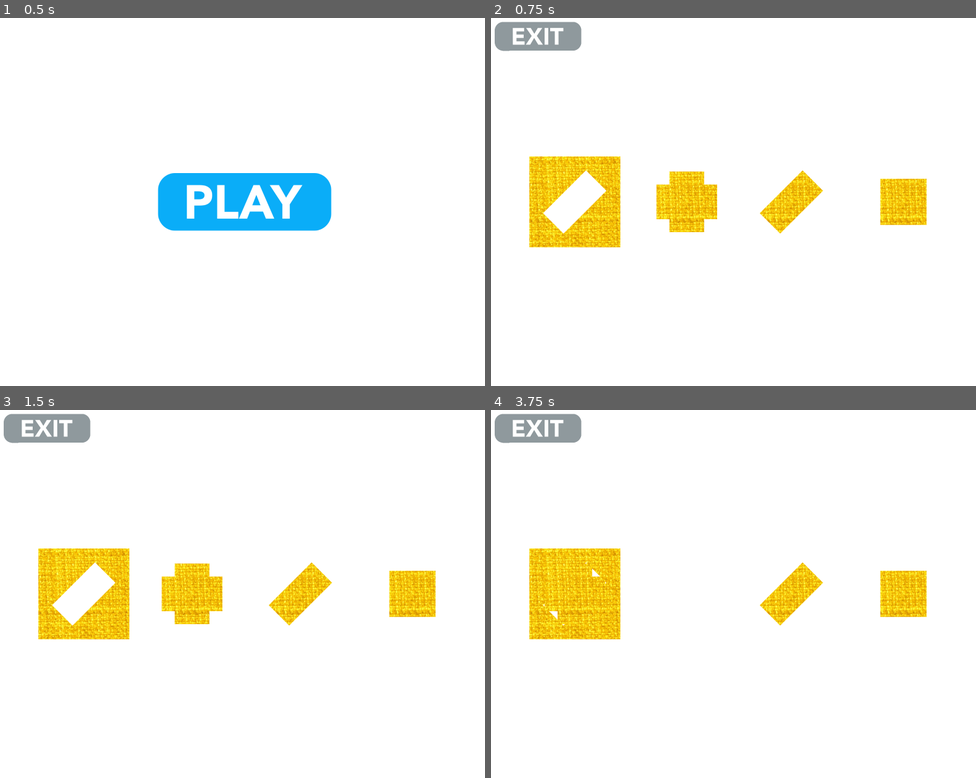
Above: before the commit, frames 1-4 (two rows, left to right).
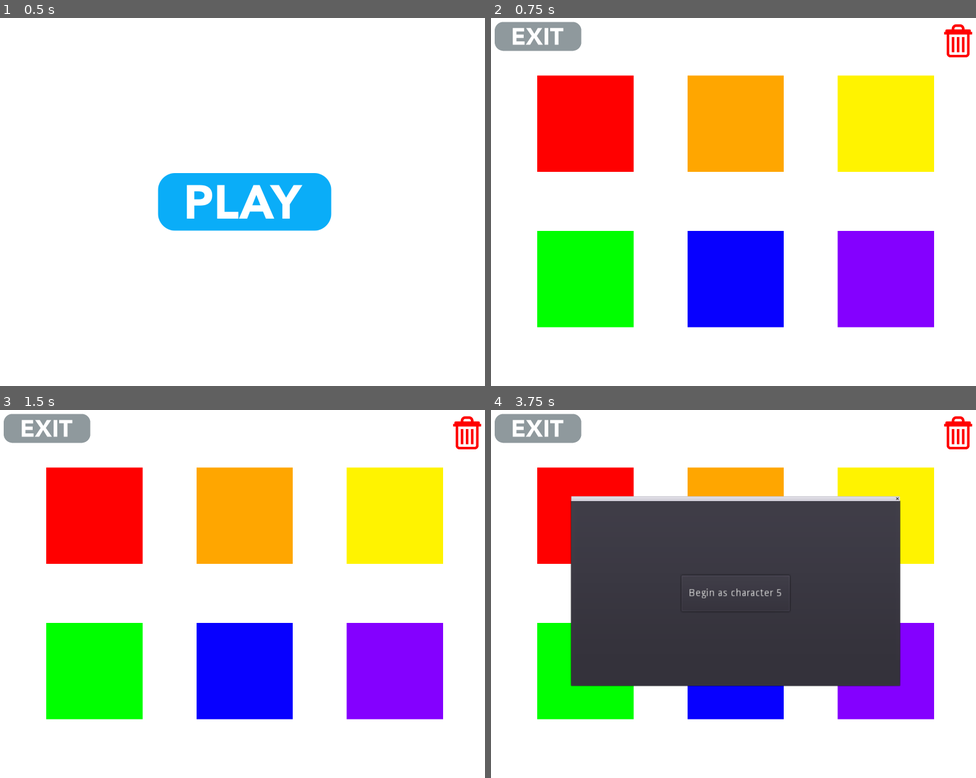
Above: after the commit, the same moments.

Repository: efor0004/spatial-fyp
Game: Godot game, scene res://Main Menu.tscn
Same seed, same stepped clock (60 frames per second), same inputs: the game is played once before the commit and once after it.
Inputs (mouse positions are in pixels of both pictures, inside the frame that each line leads up to):
- Up to frame 1 (0.5 s): no input
- Up to frame 2 (0.75 s): click (733, 202) at 0.5 s
- Up to frame 3 (1.5 s): tap Enter at 1.25 s; move the mouse to (194, 594) at 1.27 s; click (194, 594) at 1.42 s
- Up to frame 4 (3.75 s): move the mouse to (791, 594) at 2.02 s; click (791, 594) at 2.17 s; move the mouse to (903, 594) at 2.77 s; click (903, 594) at 2.92 s; move the mouse to (709, 667) at 3.52 s; click (709, 667) at 3.67 s

Frame 1 is identical in both runs. In frame 2, 38% of the frame differs, in the area x 3-100%, y 1-85%; in frame 3, 38%; in frame 4, 53%.
Error before the commit: Invalid get index '0' (on base: 'Nil'). (res://scripts/utilities/save.gd:30)

Commit message:
QUILT: Play as different characters

Diff:
--- /dev/null
+++ b/quilt/app/Character Menu.tscn
@@ -0,0 +1,157 @@
+[gd_scene load_steps=18 format=2]
+
+[ext_resource path="res://scripts/character_menu/CharacterOption.gd" type="Script" id=1]
+[ext_resource path="res://assets/sprites/buttons/delete_button/delete_icon.png" type="Texture" id=2]
+[ext_resource path="res://scripts/character_menu/Character Menu.gd" type="Script" id=3]
+[ext_resource path="res://scripts/Exit Button.gd" type="Script" id=4]
+
+[sub_resource type="RectangleShape2D" id=1]
+extents = Vector2( 200, 200 )
+
+[sub_resource type="Gradient" id=2]
+offsets = PoolRealArray( 0, 0 )
+colors = PoolColorArray( 1, 0, 0, 1, 1, 0, 0, 1 )
+
+[sub_resource type="GradientTexture" id=3]
+gradient = SubResource( 2 )
+width = 400
+
+[sub_resource type="Gradient" id=4]
+colors = PoolColorArray( 1, 0.654902, 0, 1, 1, 0.654902, 0, 1 )
+
+[sub_resource type="GradientTexture" id=5]
+gradient = SubResource( 4 )
+width = 400
+
+[sub_resource type="Gradient" id=6]
+colors = PoolColorArray( 1, 0.960784, 0, 1, 1, 0.960784, 0, 1 )
+
+[sub_resource type="GradientTexture" id=7]
+gradient = SubResource( 6 )
+width = 400
+
+[sub_resource type="Gradient" id=8]
+colors = PoolColorArray( 0, 1, 0, 1, 0, 1, 0, 1 )
+
+[sub_resource type="GradientTexture" id=9]
+gradient = SubResource( 8 )
+width = 400
+
+[sub_resource type="Gradient" id=10]
+colors = PoolColorArray( 0.0313726, 0, 1, 1, 0.0313726, 0, 1, 1 )
+
+[sub_resource type="GradientTexture" id=11]
+gradient = SubResource( 10 )
+width = 400
+
+[sub_resource type="Gradient" id=12]
+colors = PoolColorArray( 0.521569, 0, 1, 1, 0.521569, 0, 1, 1 )
+
+[sub_resource type="GradientTexture" id=13]
+gradient = SubResource( 12 )
+width = 400
+
+[node name="Character Menu" type="Node2D"]
+script = ExtResource( 3 )
+
+[node name="Character 1" type="Area2D" parent="."]
+position = Vector2( 400, 445 )
+script = ExtResource( 1 )
+
+[node name="CollisionShape2D" type="CollisionShape2D" parent="Character 1"]
+visible = false
+shape = SubResource( 1 )
+
+[node name="Sprite" type="Sprite" parent="Character 1"]
+texture = SubResource( 3 )
+region_enabled = true
+region_rect = Rect2( 0, 0, 400, 400 )
+
+[node name="Character 2" type="Area2D" parent="."]
+position = Vector2( 1024, 445 )
+script = ExtResource( 1 )
+
+[node name="CollisionShape2D" type="CollisionShape2D" parent="Character 2"]
+visible = false
+shape = SubResource( 1 )
+
+[node name="Sprite" type="Sprite" parent="Character 2"]
+texture = SubResource( 5 )
+region_enabled = true
+region_rect = Rect2( 0, 0, 400, 400 )
+
+[node name="Character 3" type="Area2D" parent="."]
+position = Vector2( 1648, 445 )
+script = ExtResource( 1 )
+
+[node name="CollisionShape2D" type="CollisionShape2D" parent="Character 3"]
+visible = false
+shape = SubResource( 1 )
+
+[node name="Sprite" type="Sprite" parent="Character 3"]
+texture = SubResource( 7 )
+region_enabled = true
+region_rect = Rect2( 0, 0, 400, 400 )
+
+[node name="Character 4" type="Area2D" parent="."]
+position = Vector2( 400, 1091 )
+script = ExtResource( 1 )
+
+[node name="CollisionShape2D" type="CollisionShape2D" parent="Character 4"]
+visible = false
+shape = SubResource( 1 )
+
+[node name="Sprite" type="Sprite" parent="Character 4"]
+texture = SubResource( 9 )
+region_enabled = true
+region_rect = Rect2( 0, 0, 400, 400 )
+
+[node name="Character 5" type="Area2D" parent="."]
+position = Vector2( 1024, 1091 )
+script = ExtResource( 1 )
+
+[node name="CollisionShape2D" type="CollisionShape2D" parent="Character 5"]
+visible = false
+shape = SubResource( 1 )
+
+[node name="Sprite" type="Sprite" parent="Character 5"]
+texture = SubResource( 11 )
+region_enabled = true
+region_rect = Rect2( 0, 0, 400, 400 )
+
+[node name="Character 6" type="Area2D" parent="."]
+position = Vector2( 1648, 1091 )
+script = ExtResource( 1 )
+
+[node name="CollisionShape2D" type="CollisionShape2D" parent="Character 6"]
+visible = false
+shape = SubResource( 1 )
+
+[node name="Sprite" type="Sprite" parent="Character 6"]
+texture = SubResource( 13 )
+region_enabled = true
+region_rect = Rect2( 0, 0, 400, 400 )
+
+[node name="Delete Button" type="ToolButton" parent="."]
+margin_left = 1873.0
+margin_top = 25.0
+margin_right = 2023.0
+margin_bottom = 175.0
+icon = ExtResource( 2 )
+expand_icon = true
+__meta__ = {
+"_edit_use_anchors_": false
+}
+
+[node name="Exit Button" type="Button" parent="."]
+margin_left = 1873.0
+margin_top = 25.0
+margin_right = 1885.0
+margin_bottom = 45.0
+script = ExtResource( 4 )
+__meta__ = {
+"_edit_use_anchors_": false
+}
+[connection signal="button_up" from="Delete Button" to="." method="_on_Delete_Button_button_up"]
+[connection signal="button_down" from="Exit Button" to="Exit Button" method="_on_Exit_Button_button_down"]
+[connection signal="button_up" from="Exit Button" to="Exit Button" method="_on_Exit_Button_button_up"]
--- a/quilt/app/Game.tscn
+++ b/quilt/app/Game.tscn
@@ -1,10 +1,9 @@
-[gd_scene load_steps=22 format=2]
+[gd_scene load_steps=21 format=2]
 
 [ext_resource path="res://assets/sprites/fabrics/level_1/fabric_1.jpg" type="Texture" id=1]
-[ext_resource path="res://assets/sprites/buttons/exit_button/normal/exit_button.png" type="Texture" id=2]
 [ext_resource path="res://scripts/game/Question.gd" type="Script" id=3]
 [ext_resource path="res://assets/sprites/questions/level_1.png" type="Texture" id=4]
-[ext_resource path="res://scripts/game/Exit Button.gd" type="Script" id=5]
+[ext_resource path="res://scripts/Exit Button.gd" type="Script" id=5]
 [ext_resource path="res://scripts/game/Progress Quilt.gd" type="Script" id=7]
 [ext_resource path="res://scripts/game/Option.gd" type="Script" id=8]
 
@@ -507,22 +506,14 @@
 script = ExtResource( 7 )
 
 [node name="Exit Button" type="Button" parent="."]
-margin_left = 20.0
-margin_top = 20.0
-margin_right = 752.0
-margin_bottom = 266.0
-rect_rotation = -0.0523193
-rect_scale = Vector2( 0.5, 0.5 )
-focus_mode = 0
-enabled_focus_mode = 0
-icon = ExtResource( 2 )
-flat = true
+margin_right = 12.0
+margin_bottom = 20.0
 script = ExtResource( 5 )
 __meta__ = {
 "_edit_use_anchors_": false
 }
-[connection signal="set_next_question" from="Question" to="Question/AnimationPlayer1/Layer2/Option 1" method="_on_Question_set_next_question"]
 [connection signal="set_next_question" from="Question" to="Question/AnimationPlayer2/Layer3/Option 2" method="_on_Question_set_next_question"]
 [connection signal="set_next_question" from="Question" to="Question/AnimationPlayer3/Layer4/Option 3" method="_on_Question_set_next_question"]
+[connection signal="set_next_question" from="Question" to="Question/AnimationPlayer1/Layer2/Option 1" method="_on_Question_set_next_question"]
 [connection signal="button_down" from="Exit Button" to="Exit Button" method="_on_Exit_Button_button_down"]
 [connection signal="button_up" from="Exit Button" to="Exit Button" method="_on_Exit_Button_button_up"]
--- a/quilt/app/project.godot
+++ b/quilt/app/project.godot
@@ -9,12 +9,36 @@
 config_version=4
 
 _global_script_classes=[ {
+"base": "Modal",
+"class": "CharacterModal",
+"language": "GDScript",
+"path": "res://scripts/character_menu/character_modal/CharacterModal.gd"
+}, {
+"base": "ConfirmationDialog",
+"class": "ConfirmationModal",
+"language": "GDScript",
+"path": "res://scripts/character_menu/ConfirmationModal.gd"
+}, {
+"base": "WindowDialog",
+"class": "Modal",
+"language": "GDScript",
+"path": "res://scripts/character_menu/Modal.gd"
+}, {
+"base": "Button",
+"class": "ModalButton",
+"language": "GDScript",
+"path": "res://scripts/character_menu/character_modal/ModalButton.gd"
+}, {
 "base": "Area2D",
 "class": "Option",
 "language": "GDScript",
 "path": "res://scripts/game/Option.gd"
 } ]
 _global_script_class_icons={
+"CharacterModal": "",
+"ConfirmationModal": "",
+"Modal": "",
+"ModalButton": "",
 "Option": ""
 }
 
--- /dev/null
+++ b/quilt/app/scripts/Exit Button.gd
@@ -0,0 +1,32 @@
+extends Button
+
+var position = Vector2(20, 20)
+var size = Vector2(732, 246)
+var scale = 0.5
+
+var exit_button_path = "res://assets/sprites/buttons/exit_button"
+var normal_texture_path = "%s/normal/exit_button.png" % exit_button_path
+var pressed_texture_path = "%s/pressed/exit_button_pressed.png" % exit_button_path
+
+onready var normal_texture = load(normal_texture_path)
+onready var pressed_texture = load(pressed_texture_path)
+
+func _ready():
+	set_position(position)
+	set_size(size)
+	set_scale(Vector2(scale, scale))
+	set_button_icon(normal_texture)
+	set_flat(true)
+	set_enabled_focus_mode(FOCUS_NONE)
+
+func _on_Exit_Button_button_down():
+	set_button_icon(pressed_texture)
+
+func _on_Exit_Button_button_up():
+	set_button_icon(normal_texture)
+	var current_scene = get_tree().get_current_scene().get_name()
+
+	if (current_scene == "Game"):
+		get_tree().change_scene("res://Character Menu.tscn")
+	elif (current_scene == "Character Menu"):
+		get_tree().change_scene("res://Main Menu.tscn")
--- /dev/null
+++ b/quilt/app/scripts/character_menu/Character Menu.gd
@@ -0,0 +1,13 @@
+extends Node2D
+
+const SaveUtils = preload("res://scripts/utilities/save.gd")
+var save_utils = SaveUtils.new()
+
+func _on_Delete_Button_button_up():
+	var confirmation_popup = ConfirmationModal.new()
+	confirmation_popup.dialog_text = "Are you sure you want to delete all saved progress?"
+	confirmation_popup.popup_centered()
+	add_child(confirmation_popup)
+	confirmation_popup.open()
+	yield(confirmation_popup, "confirmed")
+	save_utils.clear_all_data()
--- /dev/null
+++ b/quilt/app/scripts/character_menu/CharacterOption.gd
@@ -0,0 +1,17 @@
+extends Node
+
+onready var character_menu = get_parent()
+
+func pressed():
+	var character_no = get_index() + 1
+	global.character_index = character_no
+
+	var popup = CharacterModal.new()
+	character_menu.add_child(popup)
+	popup.open()
+
+func _input_event(_viewport, event, _shape_idx):
+	if event is InputEventMouseButton \
+	and event.button_index == BUTTON_LEFT \
+	and event.is_pressed():
+		pressed()
--- /dev/null
+++ b/quilt/app/scripts/character_menu/ConfirmationModal.gd
@@ -0,0 +1,19 @@
+extends ConfirmationDialog
+
+var scale = 4
+
+var width = global.window_size.x * 2/3
+var height = global.window_size.y * 1/2
+
+class_name ConfirmationModal
+
+func _ready():
+	self.rect_scale = Vector2(scale, scale)
+	var label = get_child(1)
+	label.align = Label.ALIGN_CENTER
+	label.valign = Label.VALIGN_CENTER
+
+func open():
+	var size = Vector2(width, height) / scale
+	var position = Vector2(global.window_center.x - width / 2, global.window_center.y - height / 2)
+	popup(Rect2(position, size))
--- /dev/null
+++ b/quilt/app/scripts/character_menu/Modal.gd
@@ -0,0 +1,9 @@
+extends WindowDialog
+
+var width = global.window_size.x * 2/3
+var height = global.window_size.y * 1/2
+
+class_name Modal
+
+func open():
+	popup_centered(Vector2(width, height))
--- /dev/null
+++ b/quilt/app/scripts/character_menu/character_modal/CharacterModal.gd
@@ -0,0 +1,7 @@
+extends Modal
+
+class_name CharacterModal
+
+func _init():
+	var button = ModalButton.new(width, height, 3)
+	add_child(button)
--- /dev/null
+++ b/quilt/app/scripts/character_menu/character_modal/ModalButton.gd
@@ -0,0 +1,14 @@
+extends Button
+
+class_name ModalButton
+
+func _init(parent_width, parent_height, scale):
+	var button_size = Vector2(150, 50)
+	self.text = "Begin as character %d" % global.character_index
+	self.rect_size = button_size
+	self.rect_scale = Vector2(scale, scale)
+	button_size = button_size * scale
+	self.rect_position = Vector2(parent_width / 2 - button_size.x / 2, parent_height / 2 - button_size.y / 2)
+
+func _pressed():
+	get_tree().change_scene("res://Game.tscn")
--- a/quilt/app/scripts/game/Exit Button.gd
+++ /dev/null
@@ -1,18 +0,0 @@
-extends Button
-
-var exit_button_path = "res://assets/sprites/buttons/exit_button"
-var normal_texture_path = "%s/normal/exit_button.png" % exit_button_path
-var pressed_texture_path = "%s/pressed/exit_button_pressed.png" % exit_button_path
-
-onready var normal_texture = load(normal_texture_path)
-onready var pressed_texture = load(pressed_texture_path)
-
-func _ready():
-	set_button_icon(normal_texture)
-
-func _on_Exit_Button_button_down():
-	set_button_icon(pressed_texture)
-
-func _on_Exit_Button_button_up():
-	set_button_icon(normal_texture)
-	get_tree().change_scene("res://Main Menu.tscn")
--- a/quilt/app/scripts/game/Question.gd
+++ b/quilt/app/scripts/game/Question.gd
@@ -45,7 +45,7 @@
 			global.current_question = 1
 
 		set_textures_for_level()
-		general_utils.shuffle_question_order()
+		global.question_order = general_utils.shuffle_question_order()
 
 	set_shapes()
 	set_question_fabric()
--- a/quilt/app/scripts/main_menu/PlayButton.gd
+++ b/quilt/app/scripts/main_menu/PlayButton.gd
@@ -15,5 +15,5 @@
 
 func _on_Play_Button_button_up():
 	set_button_icon(normal_texture)
-	global.player_name = "Test"
-	get_tree().change_scene("res://Game.tscn")
+	global.character_name = "Test"
+	get_tree().change_scene("res://Character Menu.tscn")
--- a/quilt/app/scripts/utilities/general.gd
+++ b/quilt/app/scripts/utilities/general.gd
@@ -14,7 +14,8 @@
 
 func shuffle_question_order():
 	var shuffled_questions = shuffle_list(range(1, global.questions_available_per_level + 1))
-	global.question_order = shuffled_questions.slice(0, global.questions_per_level + 1)
+	var sliced_shuffled_questions = shuffled_questions.slice(0, global.questions_per_level + 1)
+	return sliced_shuffled_questions
 
 func get_fabric(level, question):
 	var fabric_path = "res://assets/sprites/fabrics/level_%d/fabric_%d.jpg" % [level, question]
--- a/quilt/app/scripts/utilities/global.gd
+++ b/quilt/app/scripts/utilities/global.gd
@@ -1,6 +1,7 @@
 extends Node
 
-var player_name = ''
+var character_index = 0
+var character_name = ''
 
 var current_level = 1
 var current_question = 1
@@ -11,3 +12,6 @@
 var questions_available_per_level = 20
 
 var max_levels = 2
+
+var window_size = Vector2(ProjectSettings.get_setting("display/window/size/width"), ProjectSettings.get_setting("display/window/size/height"))
+var window_center = window_size / 2
--- a/quilt/app/scripts/utilities/save.gd
+++ b/quilt/app/scripts/utilities/save.gd
@@ -5,8 +5,10 @@
 const GeneralUtils = preload("./general.gd")
 var general_utils = GeneralUtils.new()
 
+var file = File.new()
+
 func set_state_for_player():
-	print("Retrieving data for %s" % global.player_name)
+	print("Retrieving data for %s" % global.character_name)
 
 	var saved_data = File.new()
 	saved_data.open(save_file_path, File.READ)
@@ -17,10 +19,16 @@
 
 	while(saved_data.get_position() < saved_data.get_len()):
 		var data = parse_json(saved_data.get_line())
+
+		if (!data):
+			continue
+
 		print(data)
-		var name = data["name"]
 
-		if (name == global.player_name):
+		var index = data["index"]
+
+		if (index == global.character_index):
+			print(data)
 			level = data["level"]
 			question = data["question"]
 			question_order = data["question_order"]
@@ -36,18 +44,48 @@
 
 func save_progress():
 	var save_game = File.new()
-	save_game.open(save_file_path, File.WRITE_READ)
+
+	if (!file.file_exists(save_file_path)):
+		# Create file if it's been deleted
+		save_game.open(save_file_path, File.WRITE)
+		save_game.close()
+
+	save_game.open(save_file_path, File.READ_WRITE)
 
 	var progress = {
-		"name": global.player_name,
+		"index": global.character_index,
+		"name": global.character_name,
 		"level": global.current_level,
 		"question": global.current_question,
 		"question_order": global.question_order
 	}
 
-	save_game.store_line(to_json(progress))
+	var saved = false
 
-	# if (save_game.get_len() == 0):
+	while(save_game.get_position() < save_game.get_len()):
+		var data = parse_json(save_game.get_line())
 
+		if (!data):
+			continue
+
+		var index = data["index"]
+
+		if (index == global.character_index):
+			add_line(save_game, to_json(progress))
+			saved = true
+			break
+
+	if (!saved):
+		# New character
+		save_game.seek_end()
+		add_line(save_game, to_json(progress))
 
 	save_game.close()
+
+func add_line(file, line):
+	file.store_line(line)
+	file.store_line("\n")
+
+func clear_all_data():
+	var dir = Directory.new()
+	dir.remove(save_file_path)
Binary file added: quilt/app/assets/sprites/buttons/delete_button/delete_icon.png
Not shown, added: quilt/app/assets/sprites/buttons/delete_button/delete_icon.png.import
Not shown, changed: quilt/quilt-app.apk
